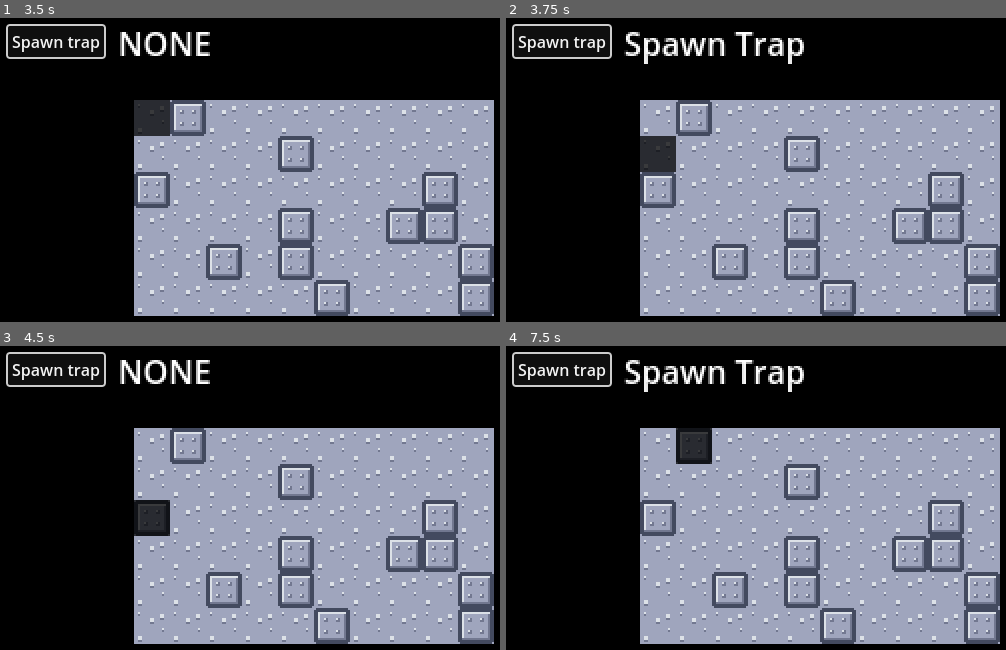
Above: before the commit, frames 1-4 (two rows, left to right).
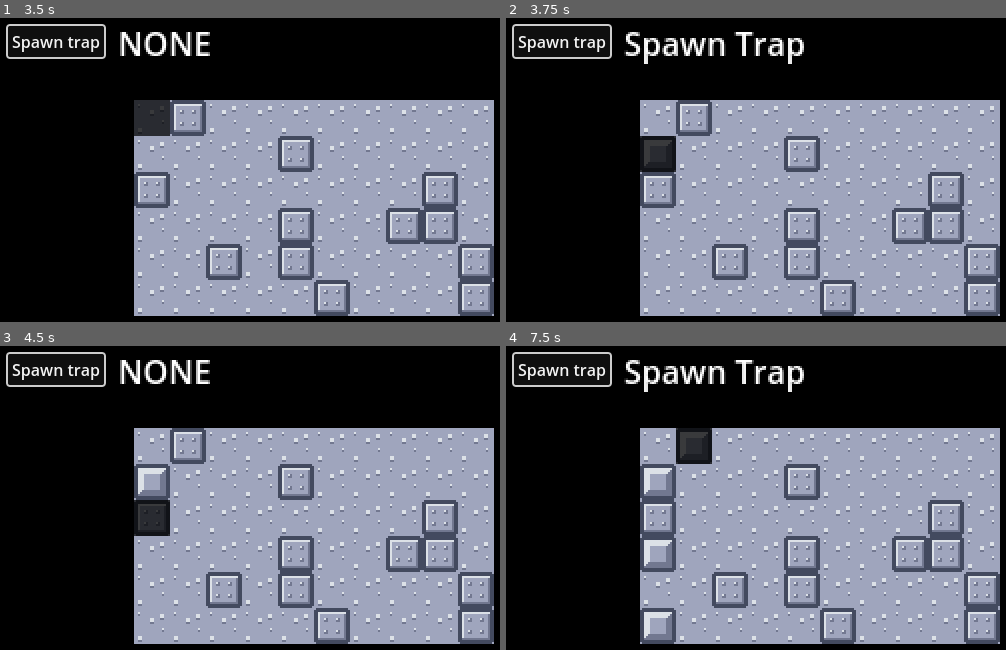
Above: after the commit, the same moments.

Repository: SadnessTrain/ronin-final-breath
Game: Godot game, scene res://Scenes/MainScene.tscn
The game is run twice, just before and just after one commit, with the same random seed, the same clock (stepped at 60 frames per second) and the same inputs.
Inputs (mouse positions are in pixels of both pictures, inside the frame that each line leads up to):
- Up to frame 1 (3.5 s): click "Spawn trap" at 0.5 s; click "Spawn trap" at 1.25 s; click "Spawn trap" at 2 s; tap Enter at 2.75 s; move the mouse to (150, 118) at 2.77 s; click (150, 118) at 2.85 s
- Up to frame 2 (3.75 s): tap Space at 3.5 s; move the mouse to (656, 154) at 3.52 s; click (656, 154) at 3.6 s
- Up to frame 3 (4.5 s): tap Enter at 4.25 s; move the mouse to (150, 519) at 4.27 s; click (150, 519) at 4.35 s
- Up to frame 4 (7.5 s): tap Space at 5, 6.5 s; move the mouse to (656, 552) at 5.02 s; click (656, 552) at 5.1 s; tap Enter at 5.75 s; move the mouse to (656, 589) at 5.77 s; click (656, 589) at 5.85 s; move the mouse to (656, 625) at 6.52 s; click (656, 625) at 6.6 s; move the mouse to (696, 446) at 7.27 s; click (696, 446) at 7.35 s

Frame 1 is identical in both runs. In frame 2, 0.3% of the frame differs, in the area x 26-34%, y 38-51%; in frame 3, 0.7%; in frame 4, 2.0%, in the area x 26-34%, y 38-99%.

Commit message:
Add possibility to spawn trap

Diff:
--- a/Autoload/GlobalSignals.gd
+++ b/Autoload/GlobalSignals.gd
@@ -1,5 +1,5 @@
 extends Node
 
-signal PlayfieldTileClickSignal(index: int, pos: Vector2i)
+signal PlayfieldTileClickSignal(tile: Tile)
 
 signal AttackSignal(sourceEntity:Entity, targetEntity:Entity, attack:Attack)
--- a/Scripts/Playfield/Playfield.gd
+++ b/Scripts/Playfield/Playfield.gd
@@ -26,3 +26,10 @@
 func CreateWall(tile: Tile):
 	var wall: Entity = wallEntityScene.instantiate()
 	tile.appendEntity(wall)
+
+func GetTileByPos(pos: Vector2) -> Tile:
+	if !tiles.has(pos):
+		printerr("Cannot find tile on provided position")
+		return null
+
+	return tiles[pos]
--- a/Scripts/Playfield/Tile.gd
+++ b/Scripts/Playfield/Tile.gd
@@ -35,7 +35,7 @@
 
 func _physics_process(_delta: float):
 	if isHovered && Input.is_action_just_pressed("LeftMouse"):
-		GlobalSignals.PlayfieldTileClickSignal.emit(index, pos)
+		GlobalSignals.PlayfieldTileClickSignal.emit(self)
 
 func appendEntity(entity: Entity):
 	entity.position = Vector2.ZERO
--- a/Scripts/TestingManager.gd
+++ b/Scripts/TestingManager.gd
@@ -1,6 +1,9 @@
 extends Node
 
+var trapScene = preload("res://Scenes/Entities/Obstacle/TrapEntity.tscn")
+
 @export var label: RichTextLabel
+@export var playfield: Playfield
 
 enum Actions {
 	NONE,
@@ -22,8 +25,9 @@
 	currentAction = Actions.SPAWN_TRAP
 	label.text = "Spawn Trap"
 
-func handlePlayfieldTileClick(_index: int, pos: Vector2i):
-	if currentAction == Actions.NONE:
+func handlePlayfieldTileClick(tile: Tile):
+	if currentAction == Actions.NONE || tile == null:
 		return
 
-	print("Spawn trap")
+	var trap = trapScene.instantiate()
+	tile.appendEntity(trap)
